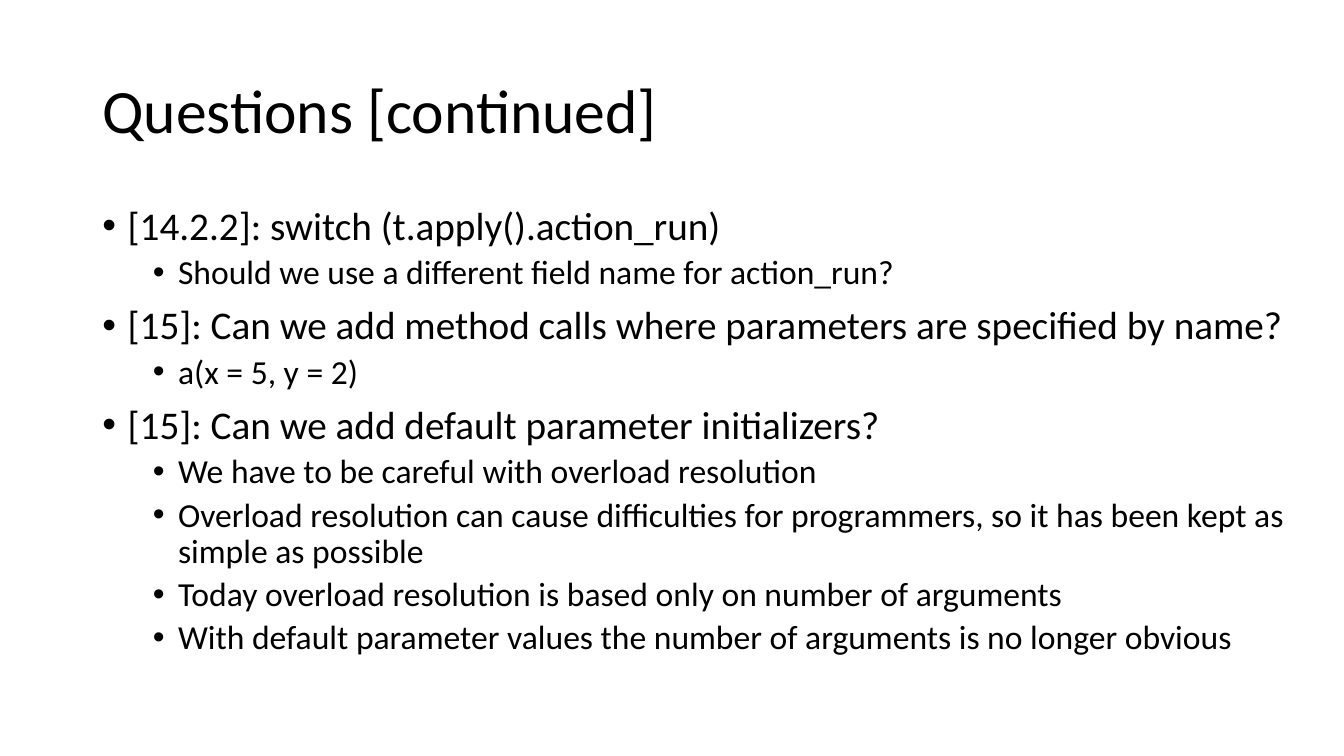
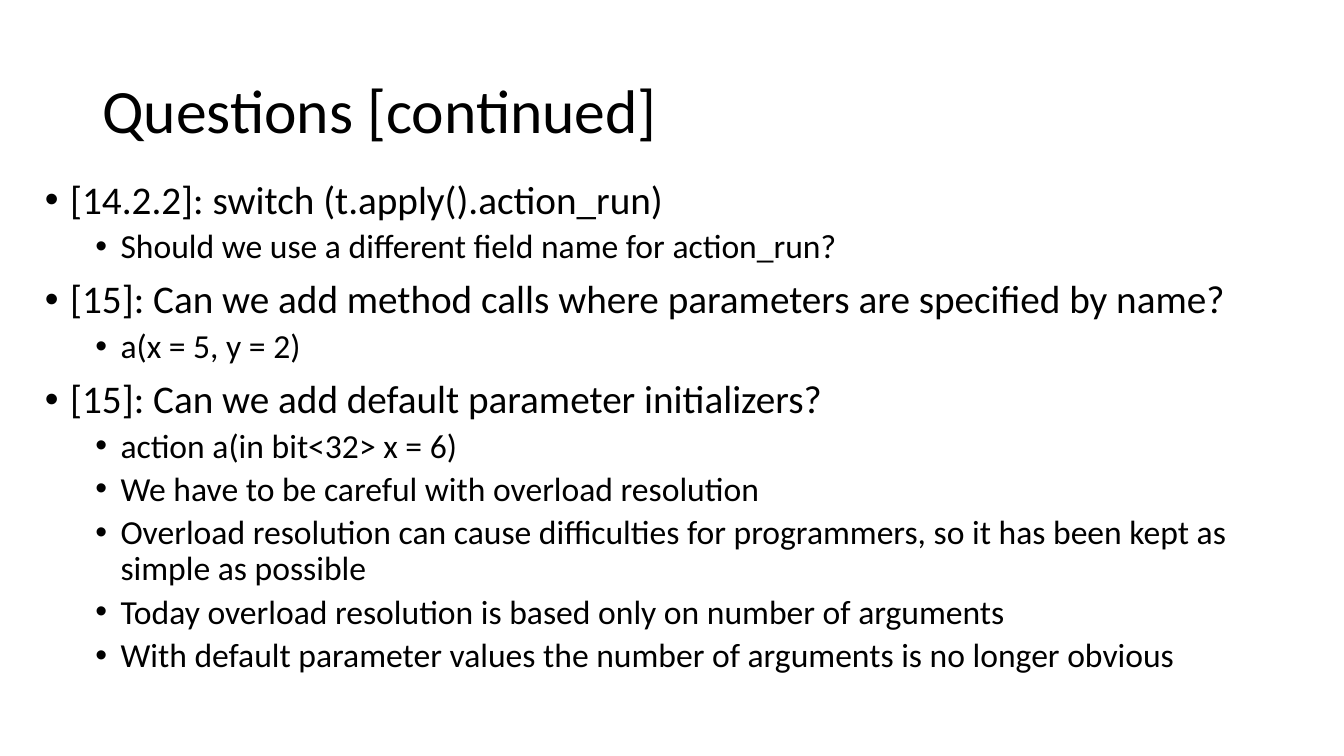
Before and after one commit to p4lang/p4-spec, a slide deck: slide 11 of v1.2/spec/v12-discussion.pptx. Drawn at 1344x756 pixels with LibreOffice and Linux fonts; fonts in the diff are those of the drawing. Boxes give left, top, right and bottom in pixels: in the first picture for what was removed or moved away, otherwise in the second. Text is boxed around its words. In the diff, an @@ line names an element or a change of style, - is before the commit and + after.

```diff
--- a/v1.2/spec/v12-discussion.pptx
+++ b/v1.2/spec/v12-discussion.pptx
@@ text "[14.2.2]: switch (t.apply().action_run)": place and size @@
-text "[14.2.2]: switch (t.apply().action_run)" at bbox=[128, 211, 1283, 655]
+text "[14.2.2]: switch (t.apply().action_run)" at bbox=[70, 185, 1226, 673]
@@ text at bbox=[121, 433, 457, 463]: paragraph added @@
+  • action a(in bit<32> x = 6)
```
Also in this commit, not shown: 6 other slides changed, 2 other files.
